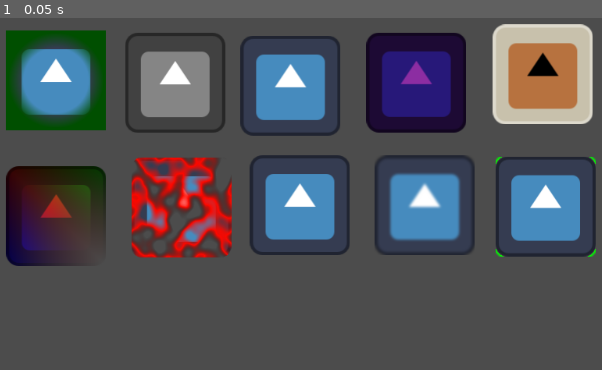
Above: before the commit, frame 1.
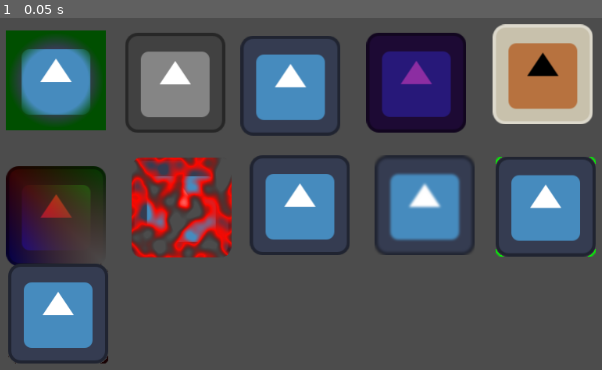
Above: after the commit, the same moment.

Repository: Raphael2048/GodotCanvasEffects
Game: Godot game, scene res://Example.tscn
Two runs of this game, one before a commit and one after it. Both use one fixed random seed, a clock stepped at 60 frames per second and the inputs below. The engine's default icon, where the game draws it, is replaced by a stand-in: a white triangle on a blue panel in a dark square.
Inputs:
- Up to frame 1 (0.05 s): no input

The runs differ from the first frame. In frame 1, 2.7% of the frame differs, in the area x 1-18%, y 69-99%.

Commit message:
add shadow effect

Diff:
--- a/Example.tscn
+++ b/Example.tscn
@@ -11,6 +11,7 @@
 [ext_resource path="res://Shaders/Shiny.shader" type="Shader" id=9]
 [ext_resource path="res://Shaders/Blur.shader" type="Shader" id=10]
 [ext_resource path="res://Shaders/Outline.shader" type="Shader" id=11]
+[ext_resource path="res://Shaders/Shadow.shader" type="Shader" id=12]
 
 [sub_resource type="ShaderMaterial" id=1]
 shader = ExtResource( 1 )
@@ -60,6 +61,12 @@
 shader = ExtResource( 11 )
 shader_param/effect_color = Color( 0, 1, 0, 1 )
 shader_param/border = 5
+
+[sub_resource type="ShaderMaterial" id=10]
+shader = ExtResource( 12 )
+shader_param/effect_color = Color( 0.784314, 0.101961, 0.101961, 1 )
+shader_param/x_offset = 3
+shader_param/y_offset = 3
 
 [node name="Node2D" type="Node2D"]
 
@@ -123,3 +130,9 @@
 material = SubResource( 9 )
 position = Vector2( 774.021, 332.598 )
 texture = ExtResource( 2 )
+
+[node name="Shadow" type="Sprite" parent="."]
+light_mask = 0
+material = SubResource( 10 )
+position = Vector2( 150, 470 )
+texture = ExtResource( 2 )
--- /dev/null
+++ b/Shaders/Shadow.shader
@@ -0,0 +1,21 @@
+shader_type canvas_item;
+render_mode blend_mix,unshaded;
+
+uniform vec4 effect_color : hint_color = vec4(1.0, 1.0, 1.0, 1.0);
+uniform int x_offset : hint_range(-5, 5) = 2;
+uniform int y_offset : hint_range(-5, 5) = 2;
+
+void fragment() {
+	vec4 c = texture(TEXTURE, UV);
+	if(c.a > 0.001) {
+		COLOR = c;
+	} else {
+		vec2 offset = vec2(float(-x_offset), float(-y_offset)) * TEXTURE_PIXEL_SIZE;
+		vec4 c2 =  texture(TEXTURE, UV + offset);
+		if (c2.a > 0.001) {
+			COLOR = effect_color * c2;
+		} else {
+			discard;
+		}
+	}
+}
Not shown: 1 places in Example.tscn that only renumber resources
